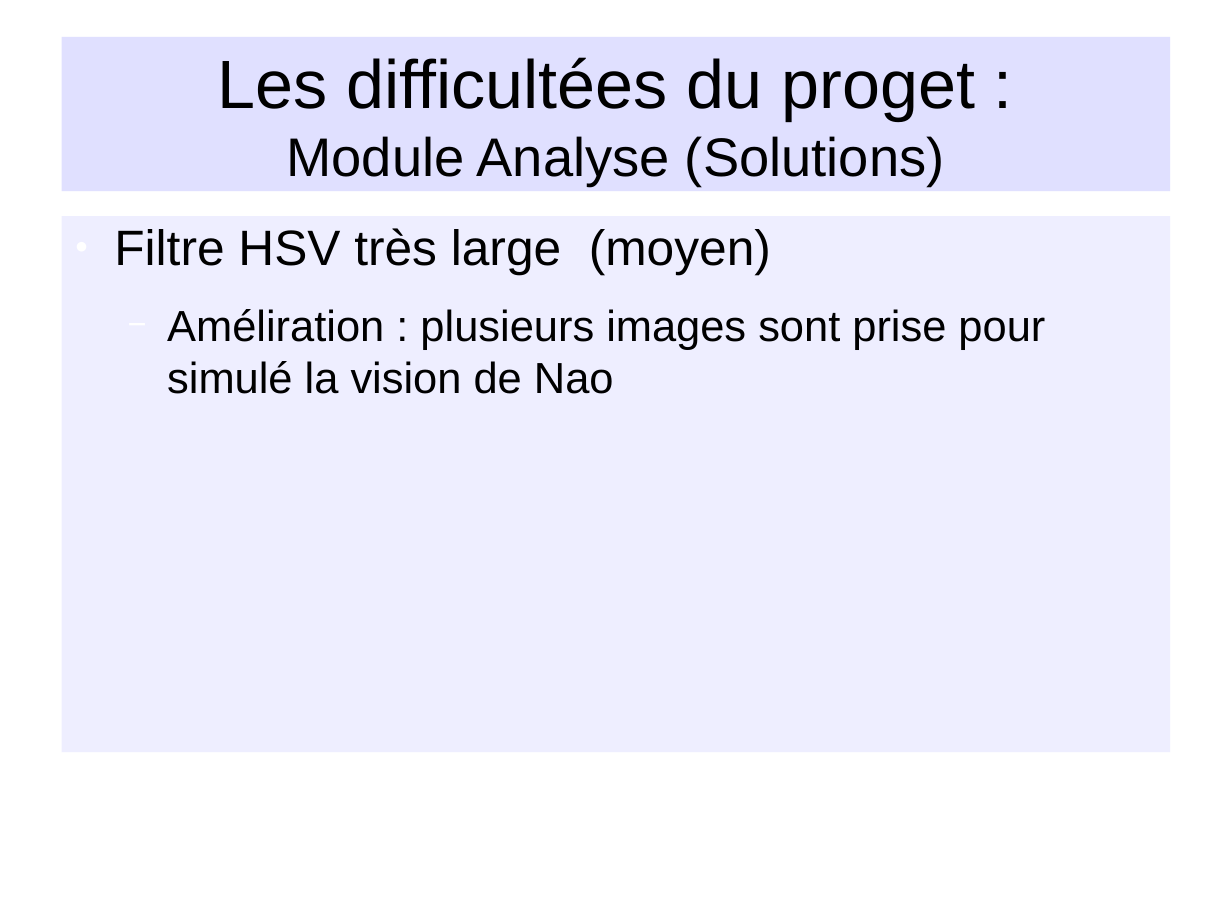
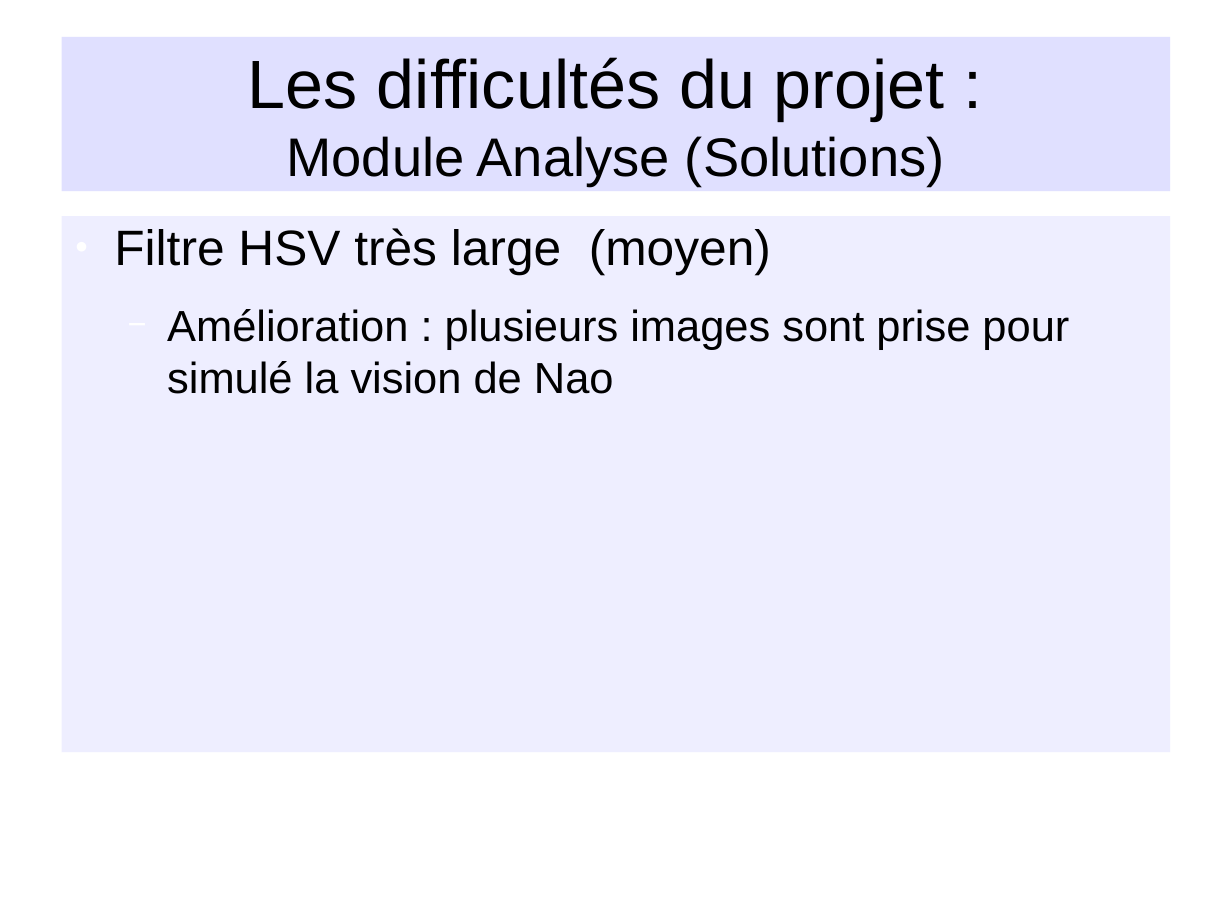
Before and after one commit to NesKaphe/nao-p7, a slide deck: slide 11 of documents/diaporama/diapo_nao.odp. Drawn at 1232x924 pixels with LibreOffice and Linux fonts; fonts in the diff are those of the drawing; background and template pictures are left out. Boxes give left, top, right and bottom in pixels: in the first picture for what was removed or moved away, otherwise in the second. Text is boxed around its words. In the diff, an @@ line names an element or a change of style, - is before the commit and + after.

```diff
--- a/documents/diaporama/diapo_nao.odp
+++ b/documents/diaporama/diapo_nao.odp
@@ title at bbox=[248, 57, 945, 186]: text changed; size 44 to 35 pt @@
-Les difficultées du proget :
-Module Analyse (Solutions)
+Les difficultés du projet :
+Module Analyse (Solutions)
@@ text at bbox=[167, 309, 1069, 394]: text changed @@
-  − Améliration : plusieurs images sont prise pour simulé la vision de Nao
+  − Amélioration : plusieurs images sont prise pour simulé la vision de Nao
```
Also in this commit, not shown: 11 other slides changed.
